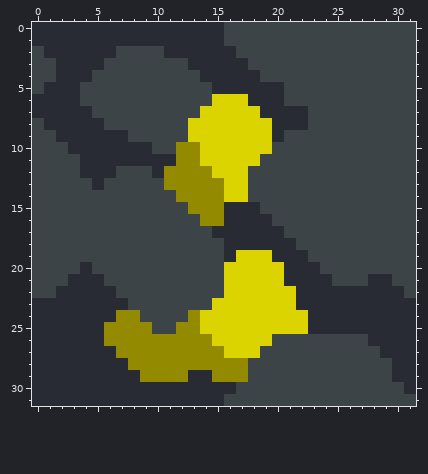
Two states of a pixel-art sprite, sprites/blocks/environment/carbonic/ichor-carbon2.png. The first picture shows the starting point.
The file is 32x32 pixels.
New version:
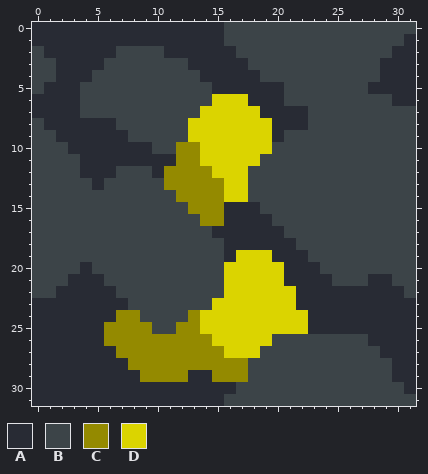
Palette (. is transparent): A #282b34  B #3c4448  C #948a00  D #dbd400
Difference:
y 1: x 31 B -> A
y 2: x 30..31 BB -> AA
y 3..4: x 29..31 BBB -> AAA
y 5: x 28..31 BBBB -> AAAA
y 6: x 30..31 BB -> AA
y 7: x 4 A -> B
y 8: x 6 B -> A
Pixel boxes of the changes (left, top, right, bottom) in both pictures:
changed: (368, 34, 416, 106)
changed: (80, 106, 116, 130)
